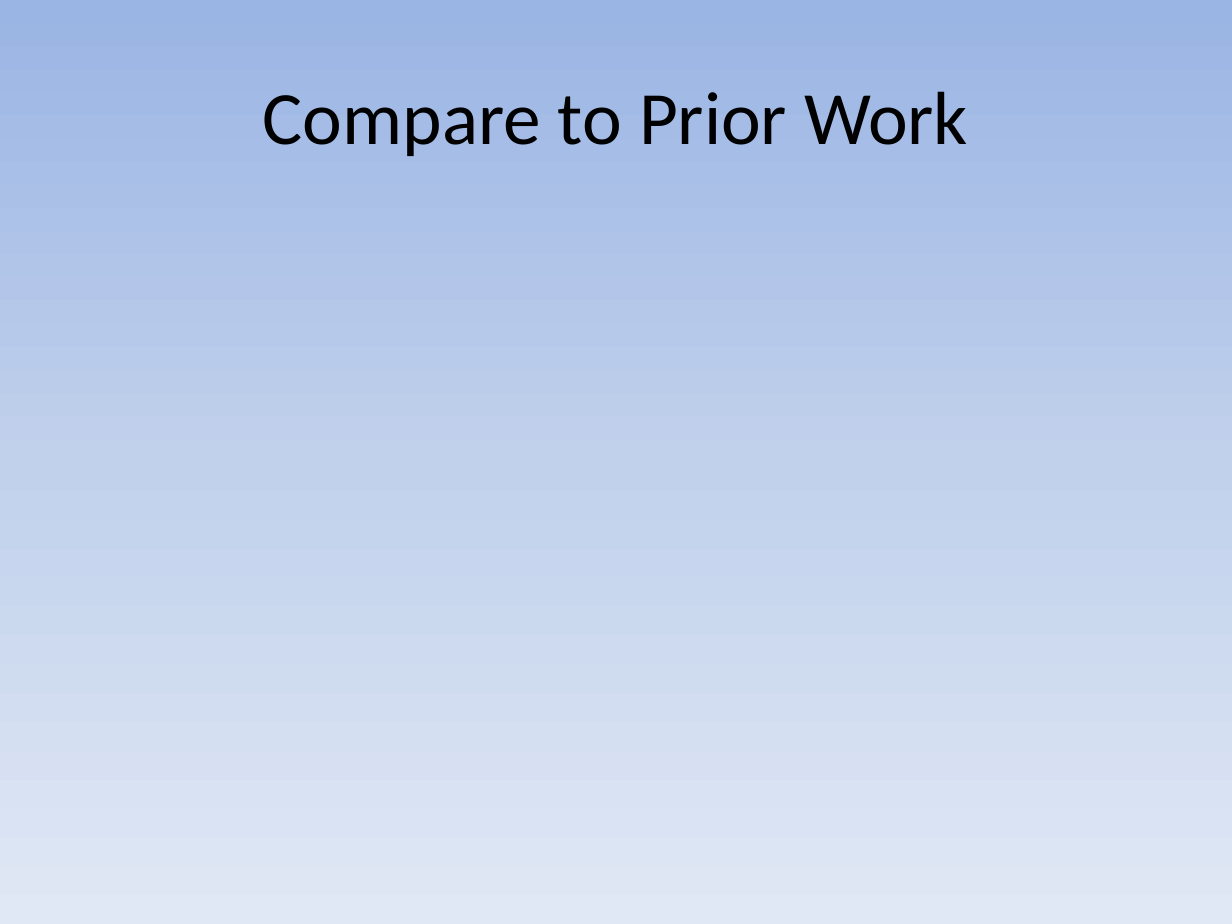
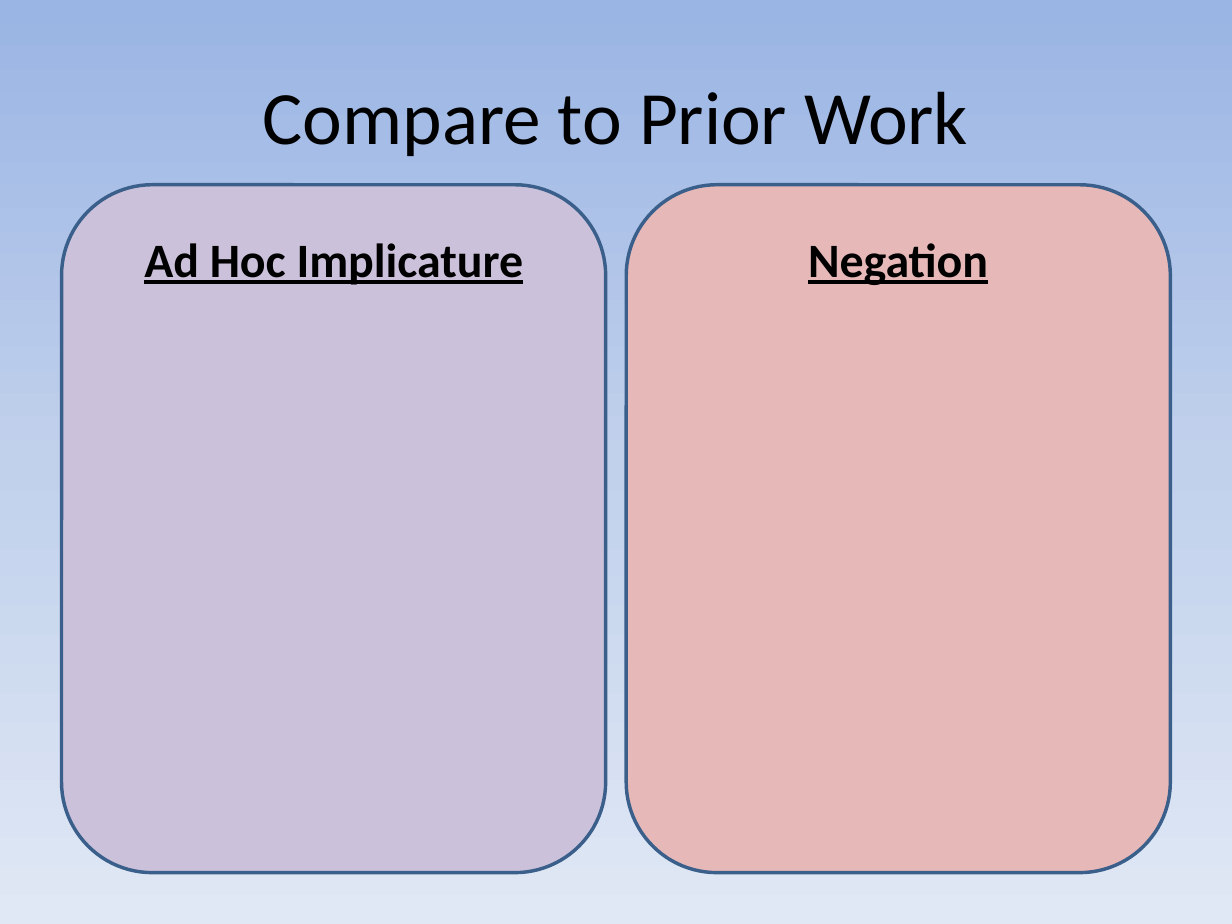
Before and after one commit to ejyoon/neginhib, a slide deck: slide 11 of Stephen_Final_Presentation/CSLI Final Presentation Stephen Powell.pptx (slide 9 before the commit). Drawn at 1232x924 pixels with LibreOffice and Linux fonts; fonts in the diff are those of the drawing. Boxes give left, top, right and bottom in pixels: in the first picture for what was removed or moved away, otherwise in the second. Text is boxed around its words. In the diff, an @@ line names an element or a change of style, - is before the commit and + after.

```diff
--- a/Stephen_Final_Presentation/CSLI Final Presentation Stephen Powell.pptx
+++ b/Stephen_Final_Presentation/CSLI Final Presentation Stephen Powell.pptx
@@ rounded rectangle added at (62,185,606,872), fill #CCC1DA, outline #3A5F8C 2 pt @@
@@ rounded rectangle added at (626,185,1170,872), fill #E6B9B8, outline #3A5F8C 2 pt @@
@@ text added at (144,243,524,285), 28 pt, text #000000, bold, underline @@
+Ad Hoc Implicature
@@ text added at (808,243,988,285), 28 pt, text #000000, bold, underline @@
+Negation
```
Also in this commit, not shown: 5 other slides changed, 5 slides added, 3 slides removed.
